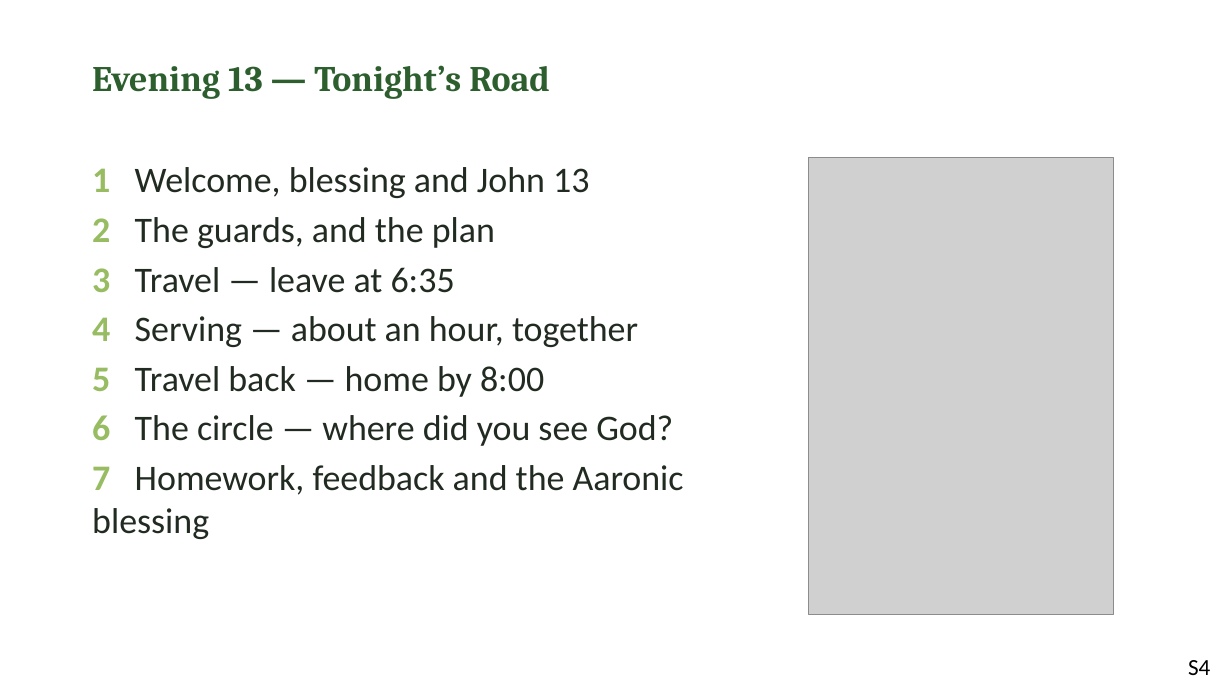
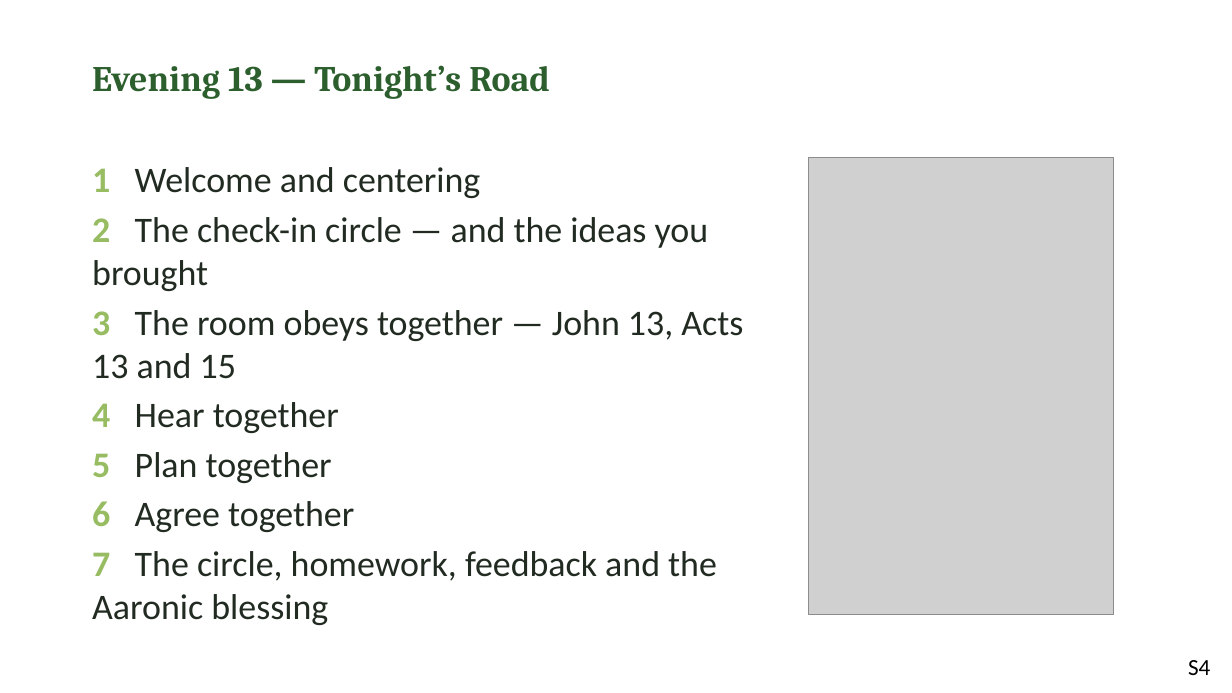
Before and after one commit to jgtittle-ministries/fellowship-of-the-heart-pilot-at-cca, a slide deck: slide 4 of docs/evening/materials/evening-13-slides.pptx. Drawn at 1232x693 pixels with LibreOffice and Linux fonts; fonts in the diff are those of the drawing; grey boxes stand for pictures. Boxes give left, top, right and bottom in pixels: in the first picture for what was removed or moved away, otherwise in the second. Text is boxed around its words. In the diff, an @@ line names an element or a change of style, - is before the commit and + after.

```diff
--- a/docs/evening/materials/evening-13-slides.pptx
+++ b/docs/evening/materials/evening-13-slides.pptx
@@ text at (x1=92, y1=167, x2=743, y2=625): text changed @@
-1 Welcome, blessing and John 13
-2 The guards, and the plan
-3 Travel — leave at 6:35
-4 Serving — about an hour, together
-5 Travel back — home by 8:00
-6 The circle — where did you see God?
-7 Homework, feedback and the Aaronic blessing
+1 Welcome and centering
+2 The check-in circle — and the ideas you brought
+3 The room obeys together — John 13, Acts 13 and 15
+4 Hear together
+5 Plan together
+6 Agree together
+7 The circle, homework, feedback and the Aaronic blessing
```
Also in this commit, not shown: 11 other slides changed, 4 slides added, 8 other files.
